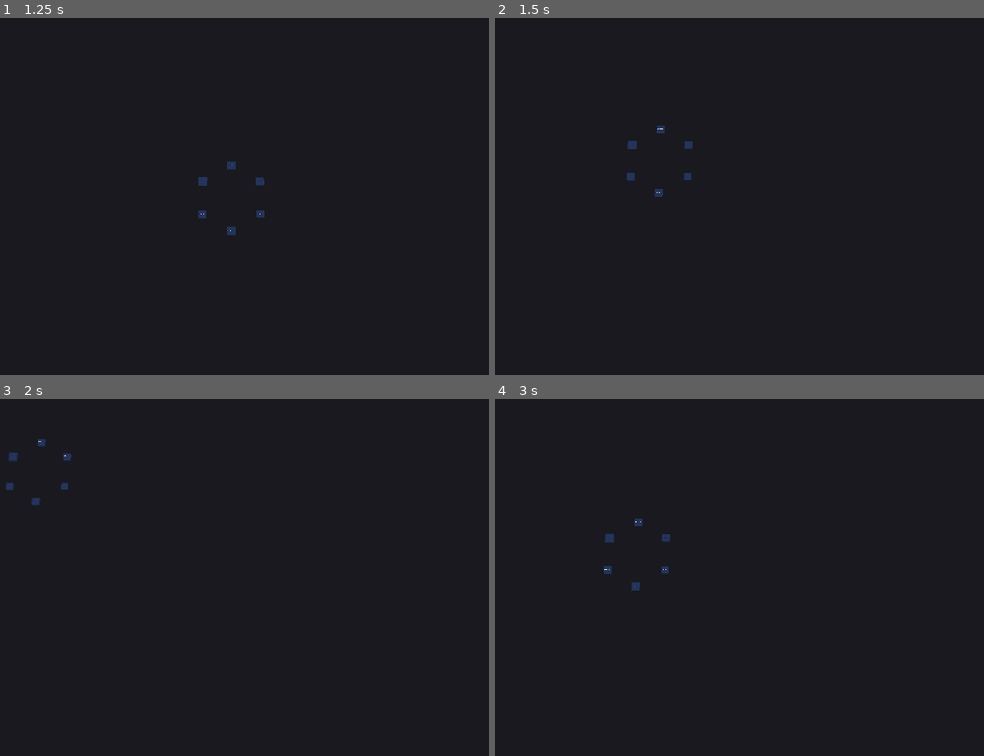
Above: before the commit, frames 1-4 (two rows, left to right).
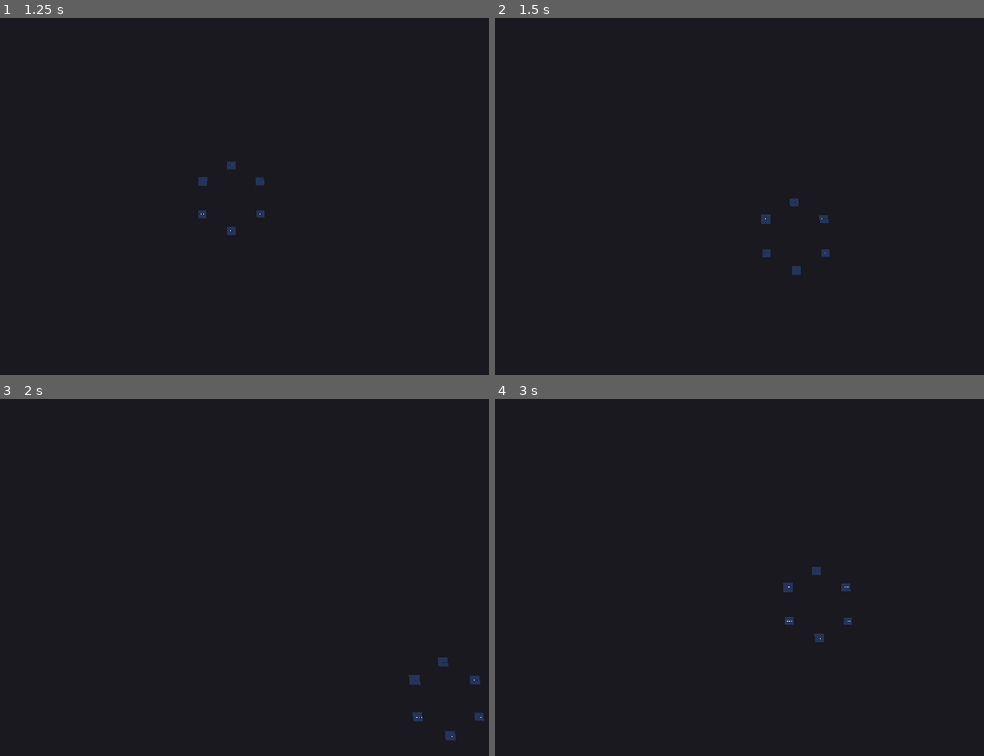
Above: after the commit, the same moments.

Repository: jsell-rh/test-code-vis
Game: Godot game, scene res://scenes/main.tscn
The game is run twice, just before and just after one commit, with the same random seed, the same clock (stepped at 60 frames per second) and the same inputs.
Inputs (mouse positions are in pixels of both pictures, inside the frame that each line leads up to):
- Up to frame 1 (1.25 s): tap Enter at 0.5 s; move the mouse to (371, 178) at 0.52 s; click (371, 178) at 0.67 s
- Up to frame 2 (1.5 s): tap Space at 1.25 s; drag from (597, 214) to (695, 267) at 1.27 s
- Up to frame 3 (2 s): no input
- Up to frame 4 (3 s): tap Enter at 2 s; move the mouse to (788, 498) at 2.02 s; click (788, 498) at 2.17 s; tap Space at 2.75 s; drag from (695, 648) to (534, 523) at 2.77 s

Frame 1 is identical in both runs. In frame 2, 0.5% of the frame differs, in the area x 26-69%, y 30-72%; in frame 3, 0.6%, in the area x 0-100%, y 11-96%; in frame 4, 0.5%.

Commit message:
fix: use map-grab model for pan; fix direction tests
Switch camera_controller.gd pan from += to -= so the pivot moves
opposite to the drag direction — the Google Maps / map-grab model
required by the spec ("dragging left reveals content to the right").

Update the three pan direction tests to match the corrected model:
- Rename test_pan_drag_right_increases_pivot_x → _decreases_ and
  flip predicate from > to <
- Rename test_pan_drag_left_decreases_pivot_x → _increases_ and
  flip predicate from < to >
- Replace non-directional assertion in test_drag_direction_matches_view_movement
  with cam._pivot.z < 0.0 (drag down → pivot.z decreases in headless identity transform)

Spec-Ref: specs/prototype/ux-polish.spec.md@3e5e297e216c7876224564ee099a38334e3dbd55
Task-Ref: task-015

Diff:
--- a/godot/scripts/camera_controller.gd
+++ b/godot/scripts/camera_controller.gd
@@ -122,7 +122,8 @@
 
 	elif _panning:
 		# Move the pivot in the camera's local XZ plane.
-		# Non-inverted: right = camera-right (basis.x, no negation).
+		# Map-grab model (Google Maps): drag right → pivot moves LEFT (reveals content to the left).
+		# Negate delta so pivot moves opposite to drag direction.
 		var right: Vector3 = global_transform.basis.x
 		var forward: Vector3 = Vector3(
 			global_transform.basis.z.x,
@@ -130,8 +131,8 @@
 			global_transform.basis.z.z
 		).normalized()
 		var pan_amount: float = pan_speed * (_distance * 0.05 + 1.0)
-		_pivot += right * delta.x * pan_amount
-		_pivot += forward * delta.y * pan_amount
+		_pivot -= right * delta.x * pan_amount
+		_pivot -= forward * delta.y * pan_amount
 		_update_transform()
 
 
--- a/godot/tests/test_ux_polish.gd
+++ b/godot/tests/test_ux_polish.gd
@@ -103,39 +103,44 @@
 # Dragging right (positive delta.x) must increase pivot.x.
 # ---------------------------------------------------------------------------
 
-func test_pan_drag_right_increases_pivot_x() -> bool:
+func test_pan_drag_right_decreases_pivot_x() -> bool:
+	# Map-grab model: drag right → pivot moves LEFT (reveals content to the left).
+	# Spec: "dragging left reveals content to the right, as in Google Maps".
+	# Equivalently, drag right → reveals content to the left → pivot.x DECREASES.
 	var cam = _make_cam()
 	var initial_x: float = cam._pivot.x
 
 	_press_lmb(cam, Vector2(100.0, 100.0))
 	_move_mouse(cam, Vector2(150.0, 100.0))  # drag right → delta.x = +50
 
-	return cam._pivot.x > initial_x
-
-
-func test_pan_drag_left_decreases_pivot_x() -> bool:
+	return cam._pivot.x < initial_x
+
+
+func test_pan_drag_left_increases_pivot_x() -> bool:
+	# Map-grab model: drag left → pivot moves RIGHT (reveals content to the right).
+	# Spec: "dragging left reveals content to the right, as in Google Maps".
+	# → pivot.x INCREASES.
 	var cam = _make_cam()
 	var initial_x: float = cam._pivot.x
 
 	_press_lmb(cam, Vector2(100.0, 100.0))
 	_move_mouse(cam, Vector2(50.0, 100.0))  # drag left → delta.x = -50
 
-	return cam._pivot.x < initial_x
-
-
-# The scene "moves in the same direction" — dragging right reveals left content
-# by shifting pivot right (non-inverted).  This is the same assertion as above,
-# expressed in terms of the spec's Google Maps analogy.
+	return cam._pivot.x > initial_x
+
+
+# The scene "moves in the same direction" — dragging down reveals content above
+# by shifting pivot in the negative forward direction (map-grab model).
 func test_drag_direction_matches_view_movement() -> bool:
 	var cam = _make_cam()
 
-	# Drag down → delta.y positive → forward * positive shifts pivot in forward dir.
-	# Assert pivot changed (direction is non-zero and non-inverted compared to left-right test).
+	# Drag down → delta.y = +50.  Map-grab: _pivot -= forward * delta.y * pan_amount.
+	# In headless identity transform, forward = basis.z = (0,0,1).
+	# So _pivot.z DECREASES.  Assert pivot.z < 0.0.
 	_press_lmb(cam, Vector2(100.0, 100.0))
 	_move_mouse(cam, Vector2(100.0, 150.0))  # drag down 50 px
 
-	# Pivot must have moved in the drag direction (some axis).
-	return cam._pivot != Vector3.ZERO
+	return cam._pivot.z < 0.0
 
 
 # ---------------------------------------------------------------------------
